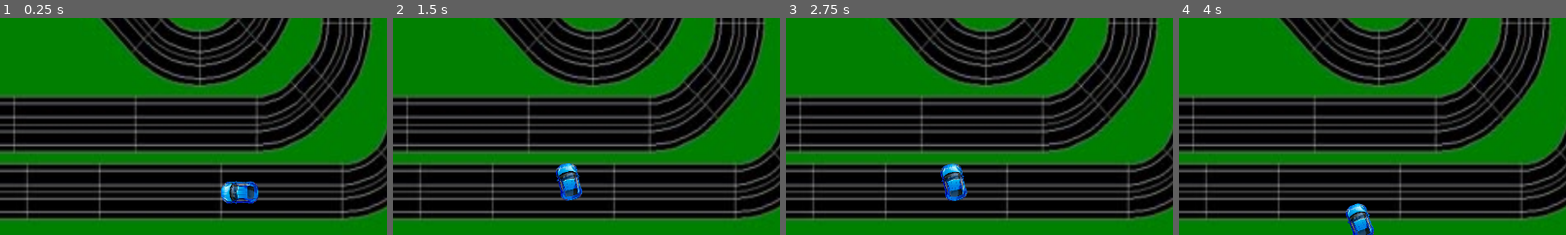
Above: before the commit, frames 1-4 (left to right).
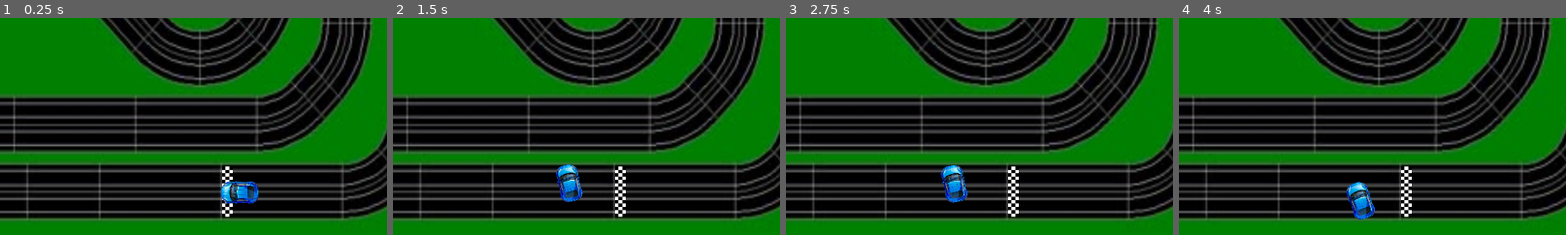
Above: after the commit, the same moments.

Repository: ferranfite/Joc_de_pro
Game: Godot game, scene res://node_2d.tscn
The game is run twice, just before and just after one commit, with the same random seed, the same clock (stepped at 60 frames per second) and the same inputs.
Inputs:
- Up to frame 1 (0.25 s): no input
- Up to frame 2 (1.5 s): tap Enter (accelera) at 0.5 s; hold Enter (accelera) 0.53-1.28 s; hold Right (dreta) 0.53-1.28 s; tap Up (endevant) at 1.35 s
- Up to frame 3 (2.75 s): hold Enter (accelera) from 2.03 s (still down); hold Down (enrere) from 2.03 s (still down)
- Up to frame 4 (4 s): release Down (enrere) at 2.78 s; tap Left (esquerra) at 2.85 s; release Enter (accelera) at 3.53 s; hold Space (frena) from 3.53 s (still down)
The pictures show only the part of the screen within x 42-92%, y 50-100%; the shares and areas given below are measured in that part.

The runs differ from the first frame. In frame 1, 0.3% of the frame differs, in the area x 57-61%, y 68-92%; in frame 2, 1.0%; in frame 3, 1.1%; in frame 4, 1.9%, in the area x 43-61%, y 68-100%.

Commit message:
meta afegida

Diff:
--- a/node_2d.tscn
+++ b/node_2d.tscn
@@ -1,11 +1,12 @@
-[gd_scene load_steps=27 format=3 uid="uid://dc0cbsxhj76ii"]
+[gd_scene load_steps=28 format=3 uid="uid://dc0cbsxhj76ii"]
 
 [ext_resource type="Texture2D" uid="uid://cpsvxihfxtfe1" path="res://imatges/circuit.jpg" id="1_wnlu5"]
 [ext_resource type="Script" uid="uid://dt1rjirlmntpq" path="res://character_body_2d.gd" id="2_83ktr"]
 [ext_resource type="Texture2D" uid="uid://c1atrvsgvsfe5" path="res://imatges/cotxe.webp" id="2_tfcg1"]
+[ext_resource type="Texture2D" uid="uid://bsc3ixiuhnr84" path="res://imatges/meta.jpg" id="4_0hol4"]
 
 [sub_resource type="SegmentShape2D" id="SegmentShape2D_83ktr"]
-a = Vector2(-854, -3)
+a = Vector2(-858, 4)
 b = Vector2(-5, 4)
 
 [sub_resource type="SegmentShape2D" id="SegmentShape2D_epypp"]
@@ -13,7 +14,7 @@
 b = Vector2(26, 464)
 
 [sub_resource type="SegmentShape2D" id="SegmentShape2D_0hol4"]
-a = Vector2(92, 474)
+a = Vector2(88, 477)
 b = Vector2(144, 537)
 
 [sub_resource type="SegmentShape2D" id="SegmentShape2D_q6r6c"]
@@ -41,8 +42,8 @@
 b = Vector2(781, 347)
 
 [sub_resource type="SegmentShape2D" id="SegmentShape2D_hqns4"]
-a = Vector2(574, 130)
-b = Vector2(189, 123)
+a = Vector2(539, 128)
+b = Vector2(233, 125)
 
 [sub_resource type="SegmentShape2D" id="SegmentShape2D_x0ka3"]
 a = Vector2(213, 130)
@@ -54,7 +55,7 @@
 
 [sub_resource type="SegmentShape2D" id="SegmentShape2D_nr8wp"]
 a = Vector2(118, 396)
-b = Vector2(93, 252)
+b = Vector2(86, 252)
 
 [sub_resource type="SegmentShape2D" id="SegmentShape2D_d2bti"]
 a = Vector2(269, 532)
@@ -73,7 +74,7 @@
 b = Vector2(1055, 268)
 
 [sub_resource type="SegmentShape2D" id="SegmentShape2D_rjqkl"]
-a = Vector2(1031, 147)
+a = Vector2(1030, 151)
 b = Vector2(1035, 331)
 
 [sub_resource type="SegmentShape2D" id="SegmentShape2D_fs4d3"]
@@ -81,8 +82,8 @@
 b = Vector2(1027, 205)
 
 [sub_resource type="SegmentShape2D" id="SegmentShape2D_7vxoj"]
-a = Vector2(1001, 111)
-b = Vector2(1058, 114)
+a = Vector2(991, 118)
+b = Vector2(1058, 104)
 
 [sub_resource type="SegmentShape2D" id="SegmentShape2D_ei405"]
 a = Vector2(1059, 114)
@@ -110,11 +111,39 @@
 position = Vector2(1002, 542)
 shape = SubResource("SegmentShape2D_83ktr")
 
+[node name="CollisionShape2D29" type="CollisionShape2D" parent="StaticBody2D"]
+position = Vector2(905, 10)
+shape = SubResource("SegmentShape2D_83ktr")
+
+[node name="CollisionShape2D23" type="CollisionShape2D" parent="StaticBody2D"]
+position = Vector2(990, 616)
+shape = SubResource("SegmentShape2D_83ktr")
+
 [node name="CollisionShape2D2" type="CollisionShape2D" parent="StaticBody2D"]
 position = Vector2(63, 12)
 shape = SubResource("SegmentShape2D_epypp")
 
+[node name="CollisionShape2D25" type="CollisionShape2D" parent="StaticBody2D"]
+position = Vector2(-6, 64)
+shape = SubResource("SegmentShape2D_epypp")
+
+[node name="CollisionShape2D50" type="CollisionShape2D" parent="StaticBody2D"]
+position = Vector2(1110, 145)
+shape = SubResource("SegmentShape2D_epypp")
+
+[node name="CollisionShape2D49" type="CollisionShape2D" parent="StaticBody2D"]
+position = Vector2(1111, -70)
+shape = SubResource("SegmentShape2D_epypp")
+
 [node name="CollisionShape2D3" type="CollisionShape2D" parent="StaticBody2D"]
+shape = SubResource("SegmentShape2D_0hol4")
+
+[node name="CollisionShape2D26" type="CollisionShape2D" parent="StaticBody2D"]
+position = Vector2(-90, 29)
+shape = SubResource("SegmentShape2D_0hol4")
+
+[node name="CollisionShape2D24" type="CollisionShape2D" parent="StaticBody2D"]
+position = Vector2(-42, 81)
 shape = SubResource("SegmentShape2D_0hol4")
 
 [node name="CollisionShape2D4" type="CollisionShape2D" parent="StaticBody2D"]
@@ -127,28 +156,88 @@
 position = Vector2(11, -2)
 shape = SubResource("SegmentShape2D_d21ai")
 
+[node name="CollisionShape2D38" type="CollisionShape2D" parent="StaticBody2D"]
+position = Vector2(-540, 193)
+shape = SubResource("SegmentShape2D_d21ai")
+
 [node name="CollisionShape2D7" type="CollisionShape2D" parent="StaticBody2D"]
 position = Vector2(0, -1)
 shape = SubResource("SegmentShape2D_rj586")
 
+[node name="CollisionShape2D46" type="CollisionShape2D" parent="StaticBody2D"]
+position = Vector2(131, -261)
+shape = SubResource("SegmentShape2D_rj586")
+
+[node name="CollisionShape2D33" type="CollisionShape2D" parent="StaticBody2D"]
+position = Vector2(40, 86)
+shape = SubResource("SegmentShape2D_rj586")
+
 [node name="CollisionShape2D8" type="CollisionShape2D" parent="StaticBody2D"]
 shape = SubResource("SegmentShape2D_4d7sh")
 
 [node name="CollisionShape2D9" type="CollisionShape2D" parent="StaticBody2D"]
 shape = SubResource("SegmentShape2D_ir8iy")
 
+[node name="CollisionShape2D48" type="CollisionShape2D" parent="StaticBody2D"]
+position = Vector2(474, -155)
+shape = SubResource("SegmentShape2D_ir8iy")
+
+[node name="CollisionShape2D35" type="CollisionShape2D" parent="StaticBody2D"]
+position = Vector2(-44, 82)
+shape = SubResource("SegmentShape2D_ir8iy")
+
+[node name="CollisionShape2D30" type="CollisionShape2D" parent="StaticBody2D"]
+position = Vector2(144, -169)
+shape = SubResource("SegmentShape2D_ir8iy")
+
 [node name="CollisionShape2D10" type="CollisionShape2D" parent="StaticBody2D"]
 shape = SubResource("SegmentShape2D_hqns4")
 
+[node name="CollisionShape2D39" type="CollisionShape2D" parent="StaticBody2D"]
+position = Vector2(69, 315)
+shape = SubResource("SegmentShape2D_hqns4")
+
+[node name="CollisionShape2D36" type="CollisionShape2D" parent="StaticBody2D"]
+position = Vector2(-5, 90)
+shape = SubResource("SegmentShape2D_hqns4")
+
+[node name="CollisionShape2D40" type="CollisionShape2D" parent="StaticBody2D"]
+position = Vector2(335, 316)
+shape = SubResource("SegmentShape2D_hqns4")
+
 [node name="CollisionShape2D11" type="CollisionShape2D" parent="StaticBody2D"]
 shape = SubResource("SegmentShape2D_x0ka3")
 
 [node name="CollisionShape2D12" type="CollisionShape2D" parent="StaticBody2D"]
 shape = SubResource("SegmentShape2D_0h7mo")
 
+[node name="CollisionShape2D37" type="CollisionShape2D" parent="StaticBody2D"]
+position = Vector2(81, 40)
+shape = SubResource("SegmentShape2D_0h7mo")
+
+[node name="CollisionShape2D41" type="CollisionShape2D" parent="StaticBody2D"]
+position = Vector2(815, 154)
+shape = SubResource("SegmentShape2D_0h7mo")
+
+[node name="CollisionShape2D32" type="CollisionShape2D" parent="StaticBody2D"]
+position = Vector2(793, 103)
+shape = SubResource("SegmentShape2D_0h7mo")
+
 [node name="CollisionShape2D13" type="CollisionShape2D" parent="StaticBody2D"]
 shape = SubResource("SegmentShape2D_nr8wp")
 
+[node name="CollisionShape2D31" type="CollisionShape2D" parent="StaticBody2D"]
+position = Vector2(812, -116)
+shape = SubResource("SegmentShape2D_nr8wp")
+
+[node name="CollisionShape2D45" type="CollisionShape2D" parent="StaticBody2D"]
+position = Vector2(816, -192)
+shape = SubResource("SegmentShape2D_nr8wp")
+
+[node name="CollisionShape2D44" type="CollisionShape2D" parent="StaticBody2D"]
+position = Vector2(842, -76)
+shape = SubResource("SegmentShape2D_nr8wp")
+
 [node name="CollisionShape2D14" type="CollisionShape2D" parent="StaticBody2D"]
 shape = SubResource("SegmentShape2D_d2bti")
 
@@ -158,23 +247,61 @@
 [node name="CollisionShape2D16" type="CollisionShape2D" parent="StaticBody2D"]
 shape = SubResource("SegmentShape2D_flf07")
 
+[node name="CollisionShape2D51" type="CollisionShape2D" parent="StaticBody2D"]
+position = Vector2(117, 108)
+shape = SubResource("SegmentShape2D_flf07")
+
+[node name="CollisionShape2D27" type="CollisionShape2D" parent="StaticBody2D"]
+position = Vector2(-900, -424)
+shape = SubResource("SegmentShape2D_flf07")
+
 [node name="CollisionShape2D17" type="CollisionShape2D" parent="StaticBody2D"]
 shape = SubResource("SegmentShape2D_k73cj")
 
 [node name="CollisionShape2D18" type="CollisionShape2D" parent="StaticBody2D"]
 shape = SubResource("SegmentShape2D_rjqkl")
 
+[node name="CollisionShape2D28" type="CollisionShape2D" parent="StaticBody2D"]
+position = Vector2(-1015, -110)
+shape = SubResource("SegmentShape2D_rjqkl")
+
 [node name="CollisionShape2D19" type="CollisionShape2D" parent="StaticBody2D"]
 shape = SubResource("SegmentShape2D_fs4d3")
 
 [node name="CollisionShape2D20" type="CollisionShape2D" parent="StaticBody2D"]
 shape = SubResource("SegmentShape2D_7vxoj")
 
+[node name="CollisionShape2D34" type="CollisionShape2D" parent="StaticBody2D"]
+position = Vector2(-231, 313)
+shape = SubResource("SegmentShape2D_7vxoj")
+
+[node name="CollisionShape2D42" type="CollisionShape2D" parent="StaticBody2D"]
+position = Vector2(-233, 314)
+shape = SubResource("SegmentShape2D_7vxoj")
+
+[node name="CollisionShape2D52" type="CollisionShape2D" parent="StaticBody2D"]
+position = Vector2(-6, 510)
+shape = SubResource("SegmentShape2D_7vxoj")
+
+[node name="CollisionShape2D43" type="CollisionShape2D" parent="StaticBody2D"]
+position = Vector2(-145, 319)
+shape = SubResource("SegmentShape2D_7vxoj")
+
+[node name="CollisionShape2D47" type="CollisionShape2D" parent="StaticBody2D"]
+position = Vector2(-8, -96)
+shape = SubResource("SegmentShape2D_7vxoj")
+
 [node name="CollisionShape2D21" type="CollisionShape2D" parent="StaticBody2D"]
 shape = SubResource("SegmentShape2D_ei405")
 
 [node name="CollisionShape2D22" type="CollisionShape2D" parent="StaticBody2D"]
 shape = SubResource("SegmentShape2D_e8dv2")
+
+[node name="Meta" type="Sprite2D" parent="."]
+position = Vector2(821, 583.605)
+rotation = 1.5708
+scale = Vector2(0.163531, 0.182334)
+texture = ExtResource("4_0hol4")
 
 [node name="CharacterBody2D" type="CharacterBody2D" parent="."]
 position = Vector2(864, 584)
Binary file added: imatges/meta.jpg
Not shown, added: imatges/meta.jpg.import
